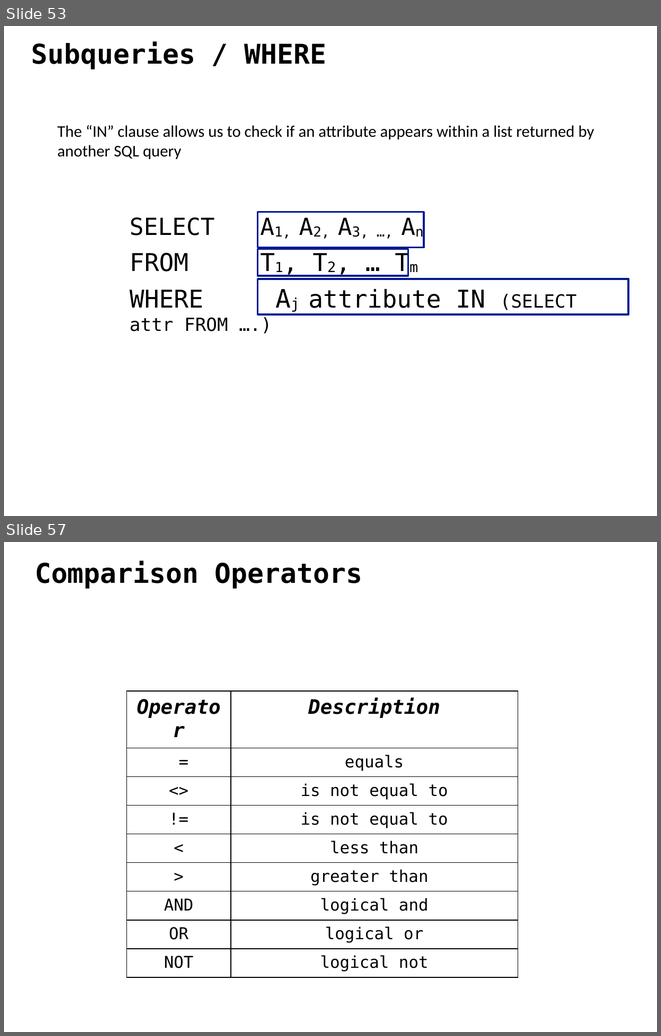
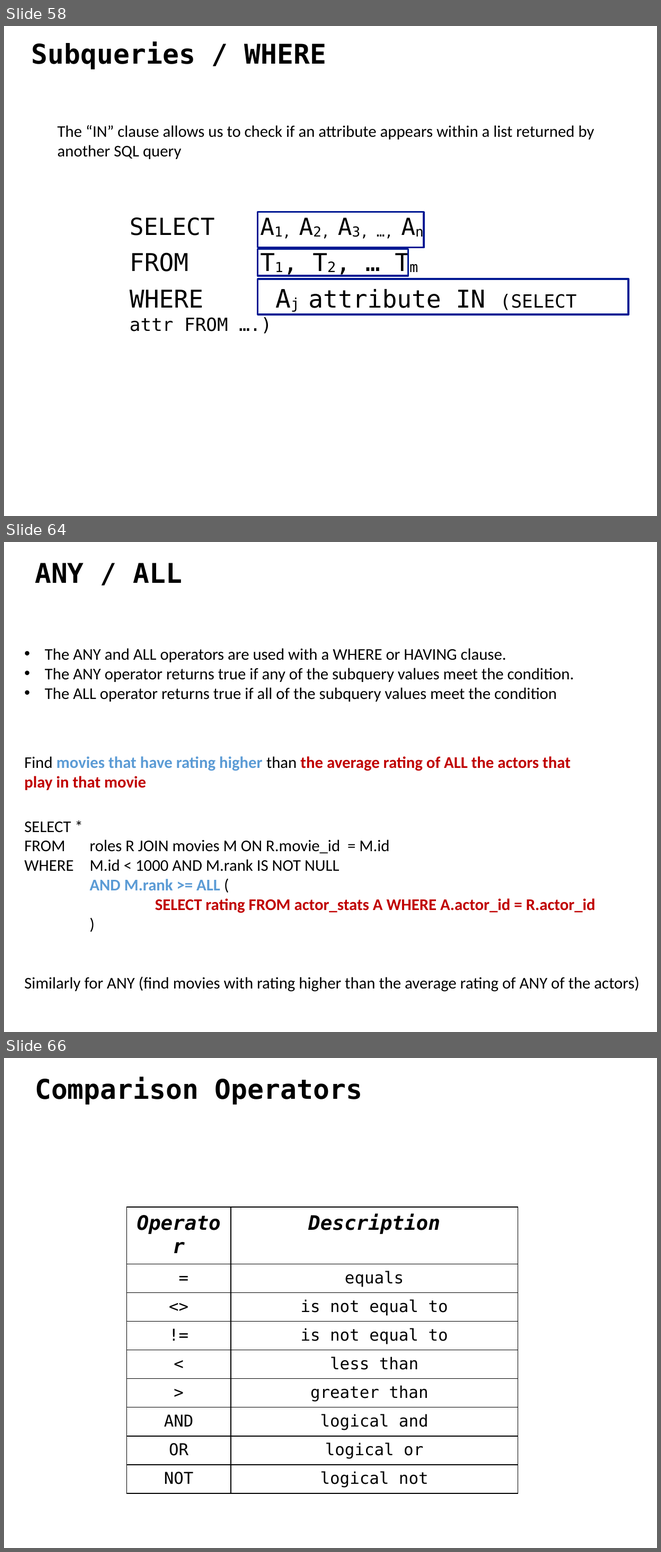
Before and after one commit to ipeirotis/dealing_with_data, a slide deck: 02-SQL/C-SQL.pptx. Shown one above the other, each under a label of ours: slides 53 and 57 before the commit, slides 58, 64 and 66 after it; the slides between them are not shown. The pictures are 661x1036 and 661x1552 pixels, drawn with LibreOffice and Linux fonts; fonts in the diff are those of the drawing. Boxes give left, top, right and bottom in pixels: in the first picture for what was removed or moved away, otherwise in the second. Text is boxed around its words. In the diff, an @@ line names an element or a change of style, - is before the commit and + after.

```diff
--- a/02-SQL/C-SQL.pptx
+++ b/02-SQL/C-SQL.pptx
@@ slide 64 added at (4,542,657,1032), background #FFFFFF @@
@@ text added at (35,563,183,583), 30 pt, text #000000, bold @@
+ANY / ALL
@@ text added at (45,648,574,702), 18 pt, text #000000 @@
+• The ANY and ALL operators are used with a WHERE or HAVING clause.
+• The ANY operator returns true if any of the subquery values meet the condition.
+• The ALL operator returns true if all of the subquery values meet the condition
@@ text added at (24,756,571,790), 18 pt, text #C00000, bold @@
+Find movies that have rating higher than the average rating of ALL the actors that play in that movie
@@ text added at (24,821,639,991), 18 pt, text #000000 @@
+SELECT *
+FROM roles R JOIN movies M ON R.movie_id = M.id
+WHERE M.id < 1000 AND M.rank IS NOT NULL
+AND M.rank >= ALL (
+SELECT rating FROM actor_stats A WHERE A.actor_id = R.actor_id
+)
+Similarly for ANY (find movies with rating higher than the average rating of ANY of the actors)
@@ what was slide 53 is now slide 58 @@
@@ what was slide 57 is now slide 66 @@
```
Also in this commit, not shown: 3 slides changed, 8 other slides added.
